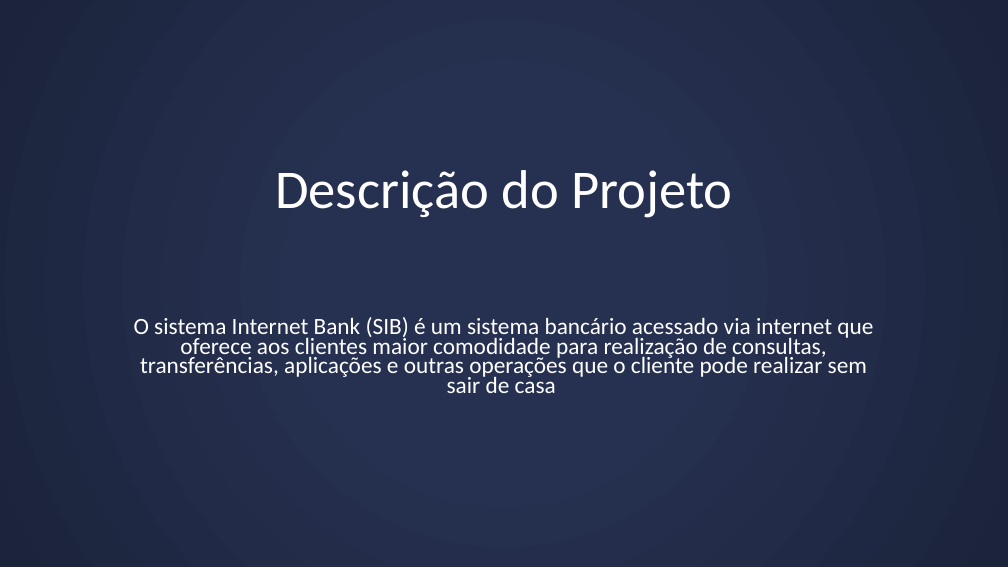
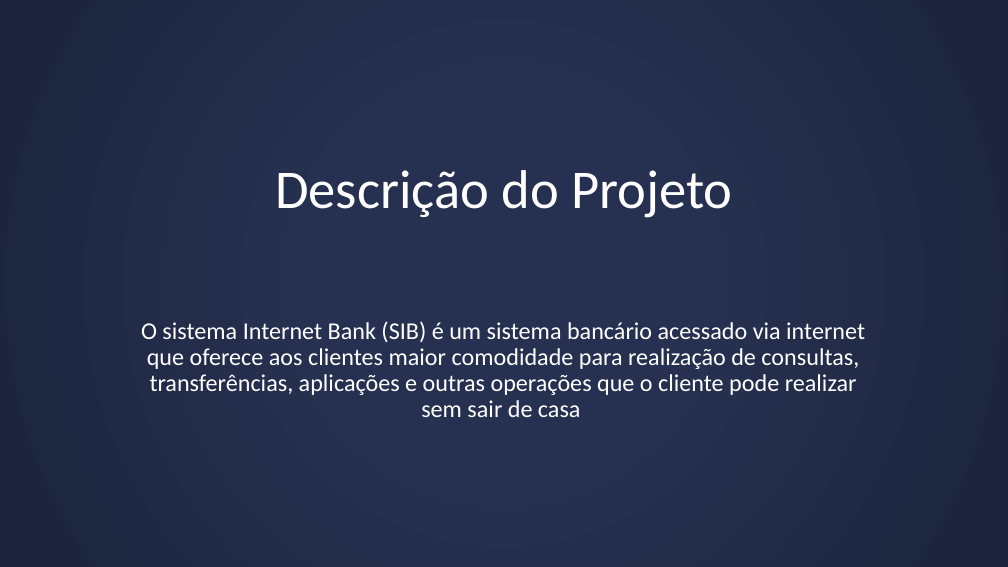
Before and after one commit to josimarpe/SIB, a slide deck: slide 3 of Requisitos/Plano de Projeto 1.pptx. Drawn at 1008x567 pixels with LibreOffice and Linux fonts; fonts in the diff are those of the drawing. Boxes give left, top, right and bottom in pixels: in the first picture for what was removed or moved away, otherwise in the second. Text is boxed around its words. In the diff, an @@ line names an element or a change of style, - is before the commit and + after.

Commit message:
atualizaçao final do slides

```diff
--- a/Requisitos/Plano de Projeto 1.pptx
+++ b/Requisitos/Plano de Projeto 1.pptx
@@ text "O sistema Internet Bank (SIB) ..." at (141,321,865,417): size 22.2 to 23 pt; line spacing 0.7 to 0.9 @@
```
